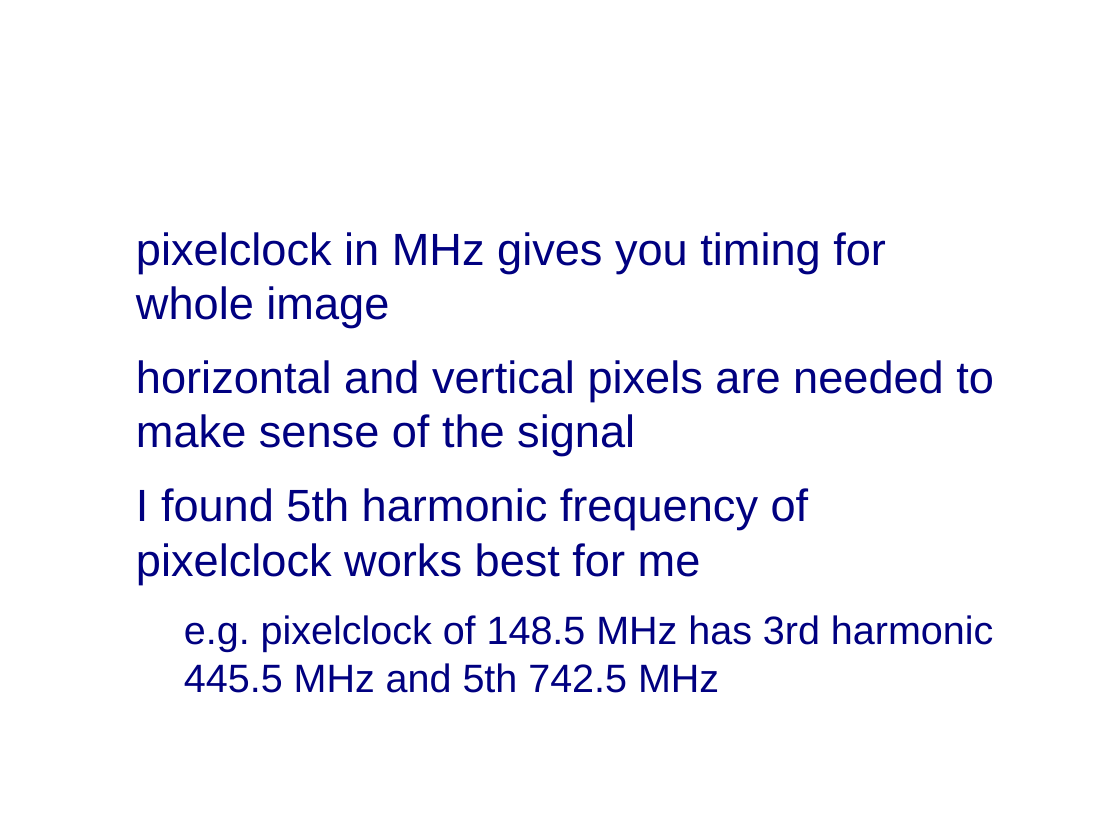
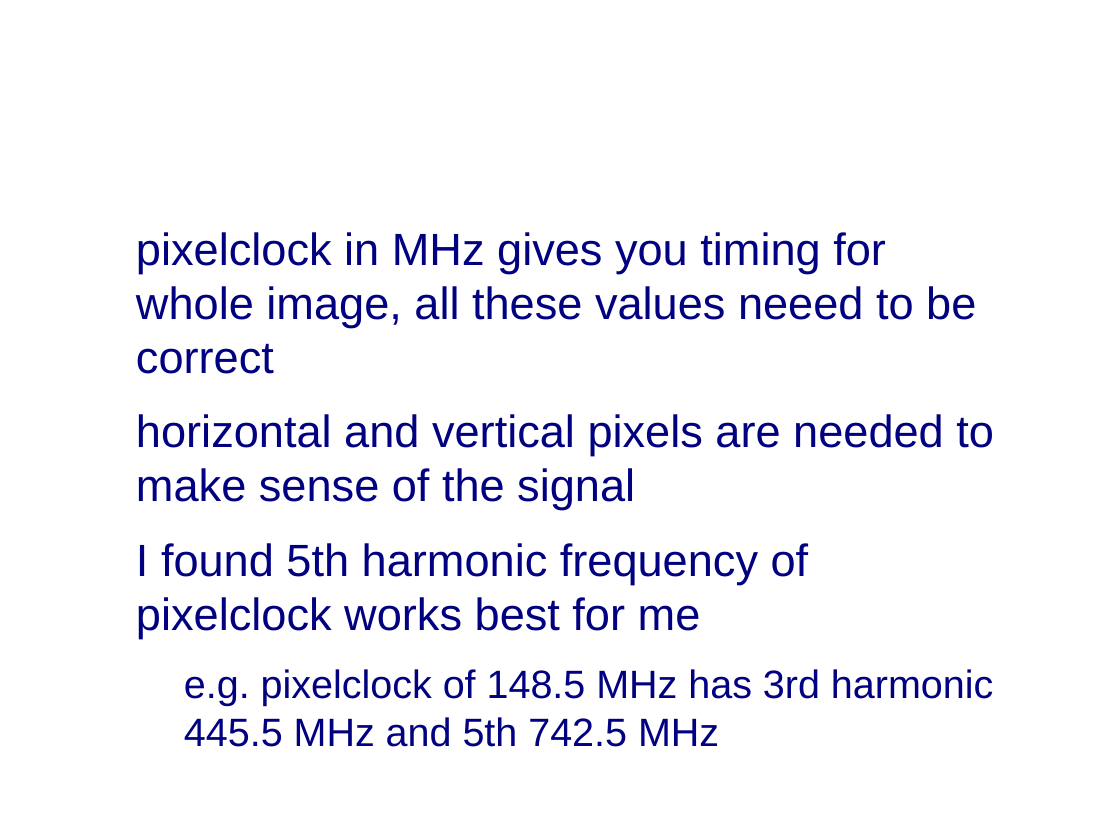
Before and after one commit to hiviah/TEMPEST-KAIR, a slide deck: slide 8 of TEMPEST_KAIR.odp. Drawn at 1120x840 pixels with LibreOffice and Linux fonts; fonts in the diff are those of the drawing; background and template pictures are left out. Boxes give left, top, right and bottom in pixels: in the first picture for what was removed or moved away, otherwise in the second. Text is boxed around its words. In the diff, an @@ line names an element or a change of style, - is before the commit and + after.

Commit message:
TEMPEST images

```diff
--- a/TEMPEST_KAIR.odp
+++ b/TEMPEST_KAIR.odp
@@ text at (x1=136, y1=232, x2=976, y2=374): text changed @@
-● pixelclock in MHz gives you timing for whole image
+● pixelclock in MHz gives you timing for whole image, all these values neeed to be correct
```
Also in this commit, not shown: 2 slides added.
